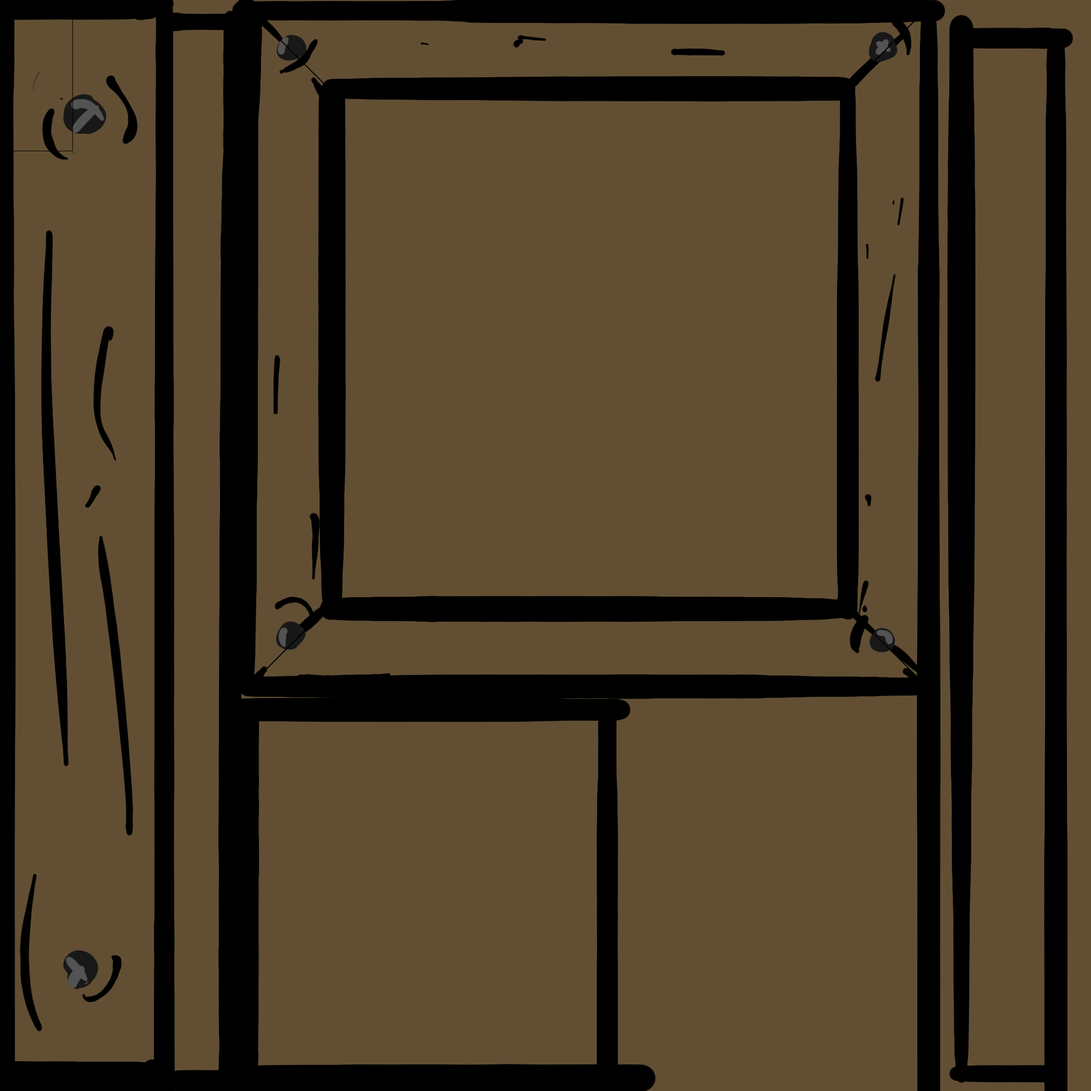
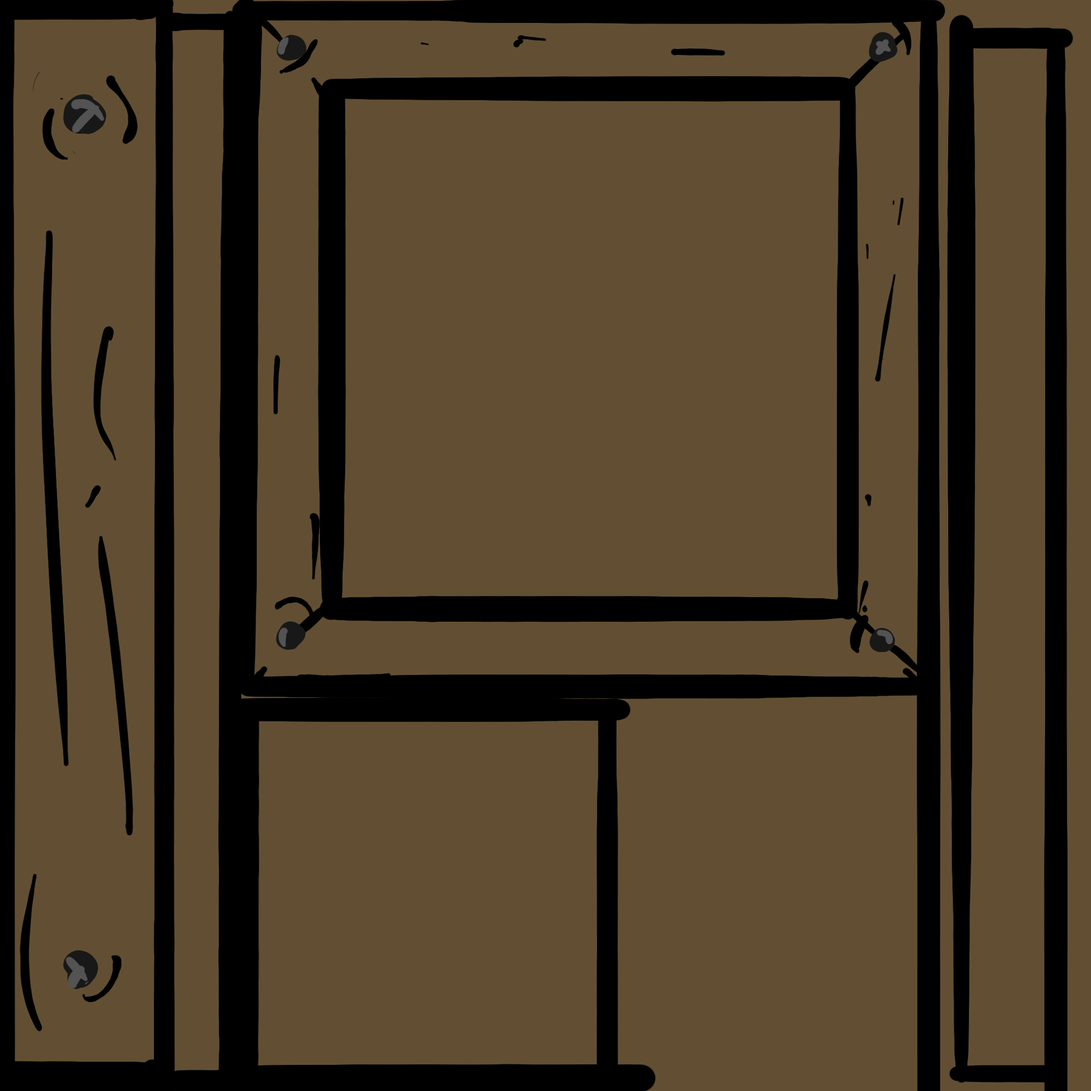
The second 1091 × 1091 image is a revision of the first. Changes to its layers:
hid "UV" over bbox(13, 19, 918, 678)
